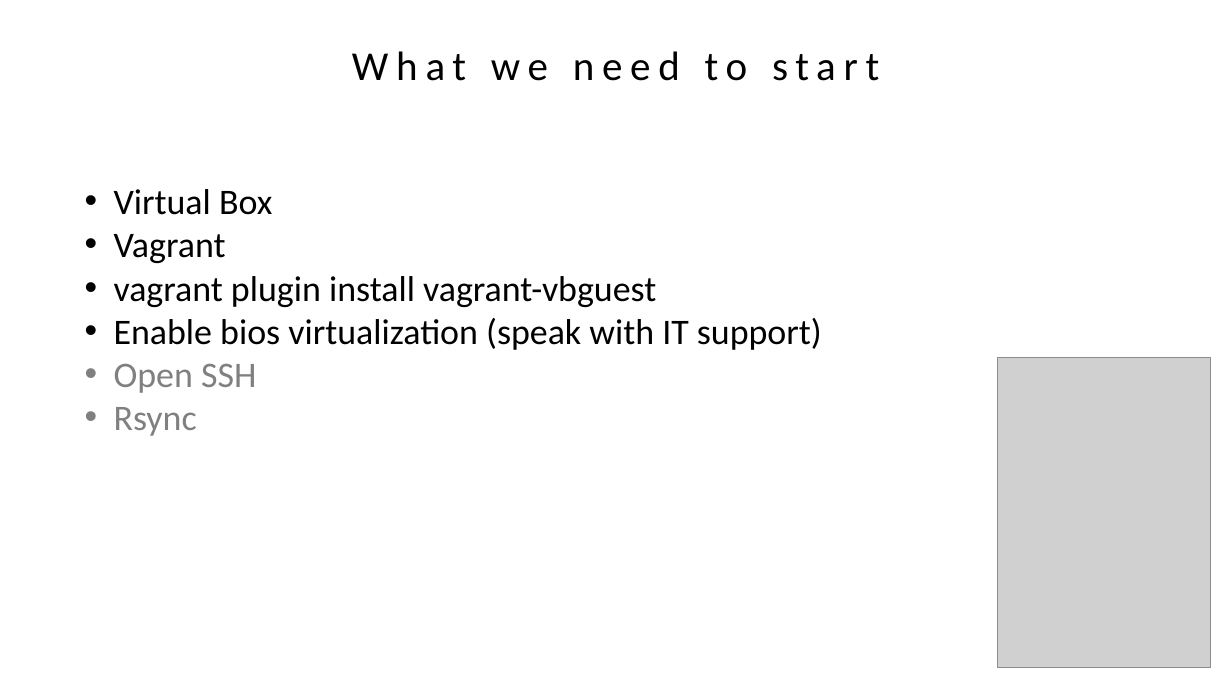
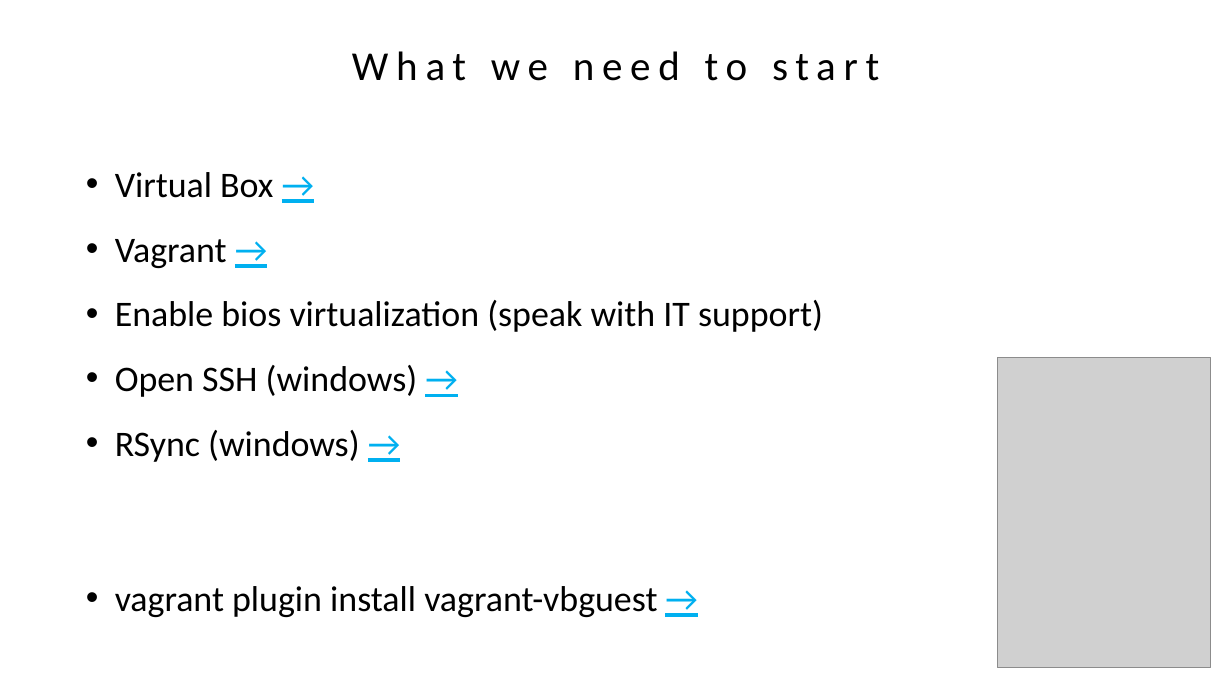
Before and after one commit to agavazov/vagrant-presentation, a slide deck: slide 12 of vagrant.pptx (slide 9 before the commit). Drawn at 1232x693 pixels with LibreOffice and Linux fonts; fonts in the diff are those of the drawing; grey boxes stand for pictures. Boxes give left, top, right and bottom in pixels: in the first picture for what was removed or moved away, otherwise in the second. Text is boxed around its words. In the diff, an @@ line names an element or a change of style, - is before the commit and + after.

Commit message:
vagrant presentation v2

```diff
--- a/vagrant.pptx
+++ b/vagrant.pptx
@@ text "Virtual Box →": place and size @@
-text "Virtual Box →" at bbox=[114, 189, 822, 436]
+text "Virtual Box →" at bbox=[115, 172, 823, 462]
@@ text at bbox=[115, 172, 273, 268]: text changed @@
-• Virtual Box
-• Vagrant
-• vagrant plugin install vagrant-vbguest
+• Virtual Box →
+• Vagrant →
@@ text at bbox=[115, 300, 823, 332]: line spacing 1 to 1.5 @@
@@ text at bbox=[115, 365, 418, 462]: text changed; text colour #808080 to #000000 @@
-• Open SSH
-• Rsync
+• Open SSH (windows) →
+• RSync (windows) →
@@ text added at bbox=[115, 586, 657, 617], 28 pt, text #000000 @@
+• vagrant plugin install vagrant-vbguest →
```
Also in this commit, not shown: 10 other slides changed, 11 slides added, 6 slides removed, 21 other files.
